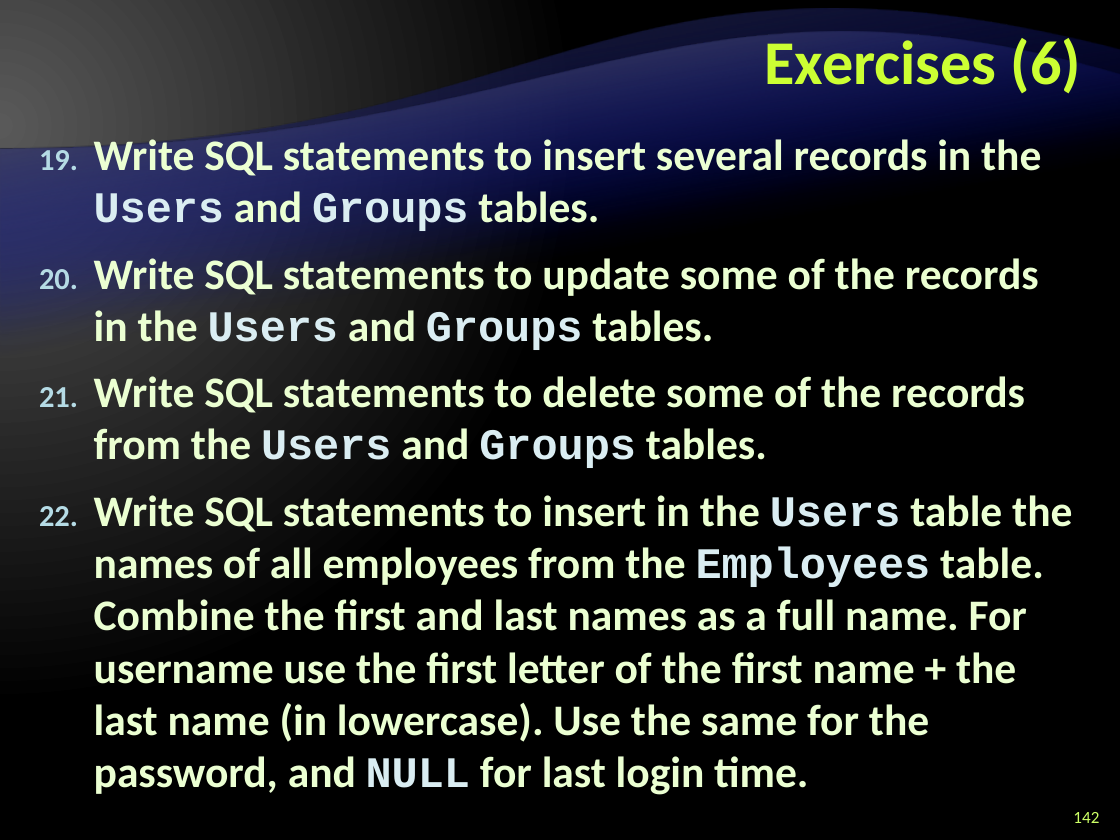
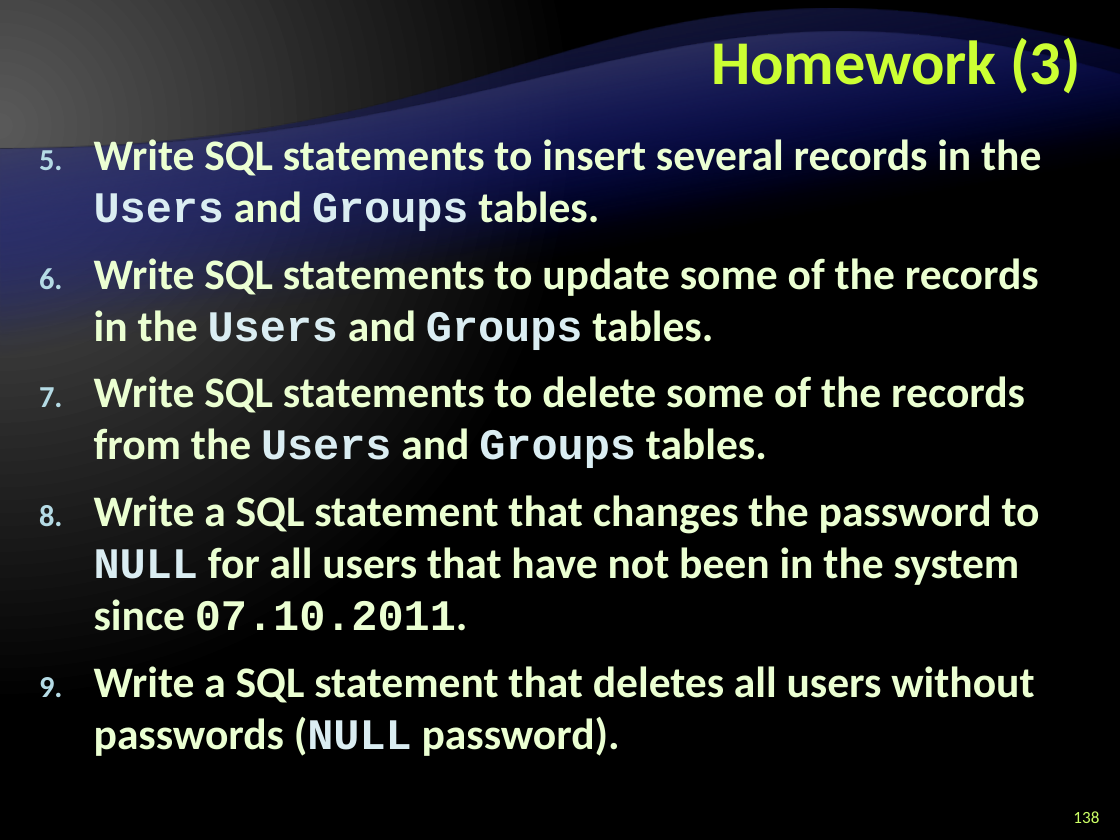
Before and after one commit to Lockheed01/aspnet-mvc-course, a slide deck: slide 138 of Lectures/5. Databases, SQL and MS SQL Server/Databases, SQL and MS SQL Server.pptx (slide 142 before the commit). Drawn at 1120x840 pixels with LibreOffice and Linux fonts; fonts in the diff are those of the drawing; background and template pictures are left out. Boxes give left, top, right and bottom in pixels: in the first picture for what was removed or moved away, otherwise in the second. Text is boxed around its words. In the diff, an @@ line names an element or a change of style, - is before the commit and + after.

```diff
--- a/Lectures/5. Databases, SQL and MS SQL Server/Databases, SQL and MS SQL Server.pptx
+++ b/Lectures/5. Databases, SQL and MS SQL Server/Databases, SQL and MS SQL Server.pptx
@@ title at (x1=711, y1=32, x2=1081, y2=94): text changed @@
-Exercises (6)
+Homework (3)
@@ text at (x1=94, y1=495, x2=1040, y2=756): text changed @@
-22. Write SQL statements to insert in the Users table the names of all employees from the Employees table. Combine the first and last names as a full name. For username use the first letter of the first name + the last name (in lowercase). Use the same for the password, and NULL for last login time.
+8. Write a SQL statement that changes the password to NULL for all users that have not been in the system since 07.10.2011.
+9. Write a SQL statement that deletes all users without passwords (NULL password).
@@ page number at (x1=1073, y1=811, x2=1099, y2=823): text changed @@
-142
+138
```
Also in this commit, not shown: 3 other slides changed, 14 slides removed.
